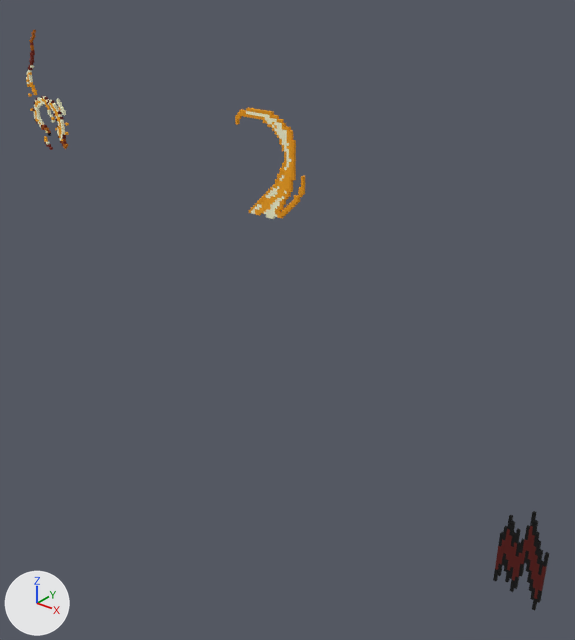
A saved change to the OBJ model WindingTale2/Assets/Resources/Fights3D/709/Fight_709_2_07_fx.obj.
Before and after are seen from a camera (50 mm lens) standing at (30.44, -17.49, 20.57) and looking at (14.05, 2.99, 7.87). Every picture has the same lights, and +X, +Y and +Z are marked at lower left. The picture after the commit comes second. Where no turn or scale is listed for an object, it has been applied to the vertices. Vertices at exactly the same position are counted once.

In view in the first picture: 'Fight_709_2_07_fx'.
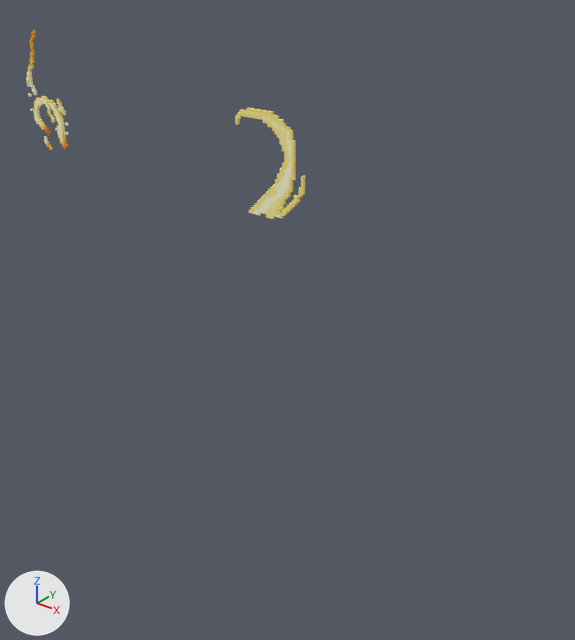
The newer file is also turned or shifted as a whole; pictures and numbers use the older file's frame.

The change, as a list of edits to the scene's bpy script:
```text
Change me_fight_709_2_07_fx:
    used by ob_fight_709_2_07_fx; location = (0.0, 0.0, 0.0)
    remove me_fight_709_2_07_fx.from_pydata(...)  # 2360 vertices, 2342 faces; spans x 0.5..24.8, y 2.5..2.6, z 0.8..17.1
    add me_fight_709_2_07_fx.from_pydata(...)  # 1534 vertices, 1518 faces; spans x 0.5..15.1, y 2.5..2.6, z 11.8..17.1
    me_fight_709_2_07_fx part 1: the loose piece of 826 vertices spanning x 23.2..24.8, y 2.5..2.6, z 0.8..4.5 is deleted
    me_fight_709_2_07_fx part 2: 1518 kept faces spanning x 0.5..15.1, y 2.5..2.6, z 11.8..17.1 get new texture (UV) coordinates
```

Pixel boxes [x1, y1, x2, y2] of what changed, in the pictures (575 x 640 px):
'Fight_709_2_07_fx', reshaped (47% narrower, 67% shorter)
    before: [26, 30, 549, 611]
    after: [26, 30, 305, 219]
part 1 of me_fight_709_2_07_fx, deleted
    before: [493, 511, 549, 611]
part 2 of me_fight_709_2_07_fx, surface changed
    both: [26, 30, 305, 219]
